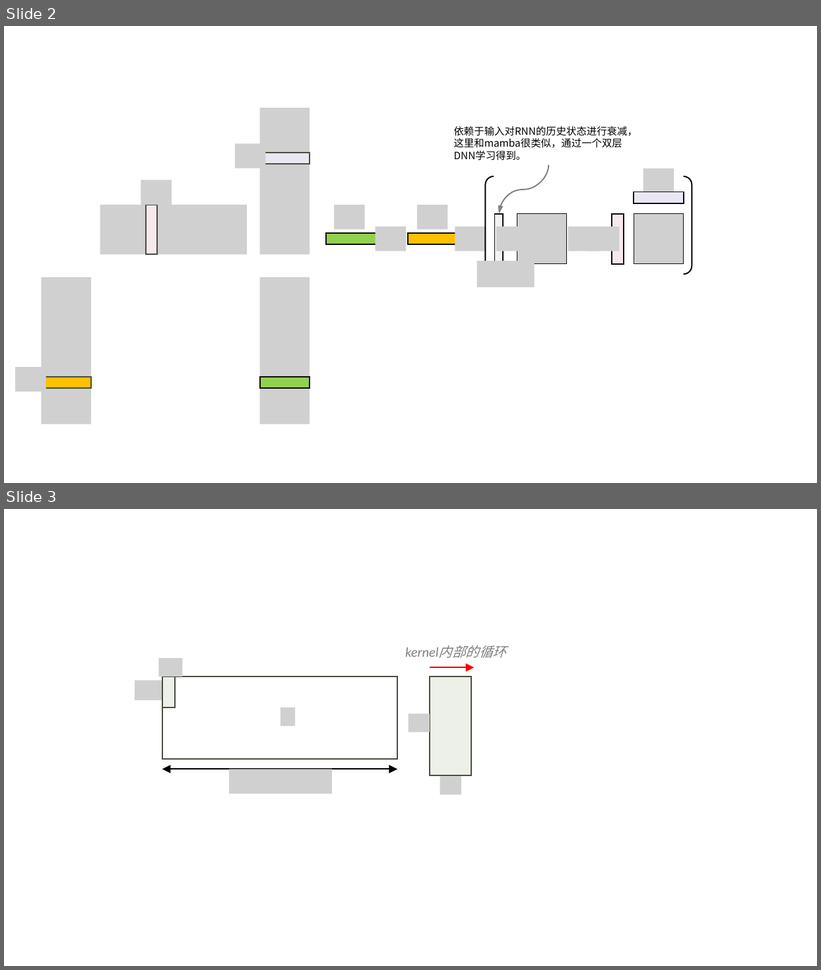
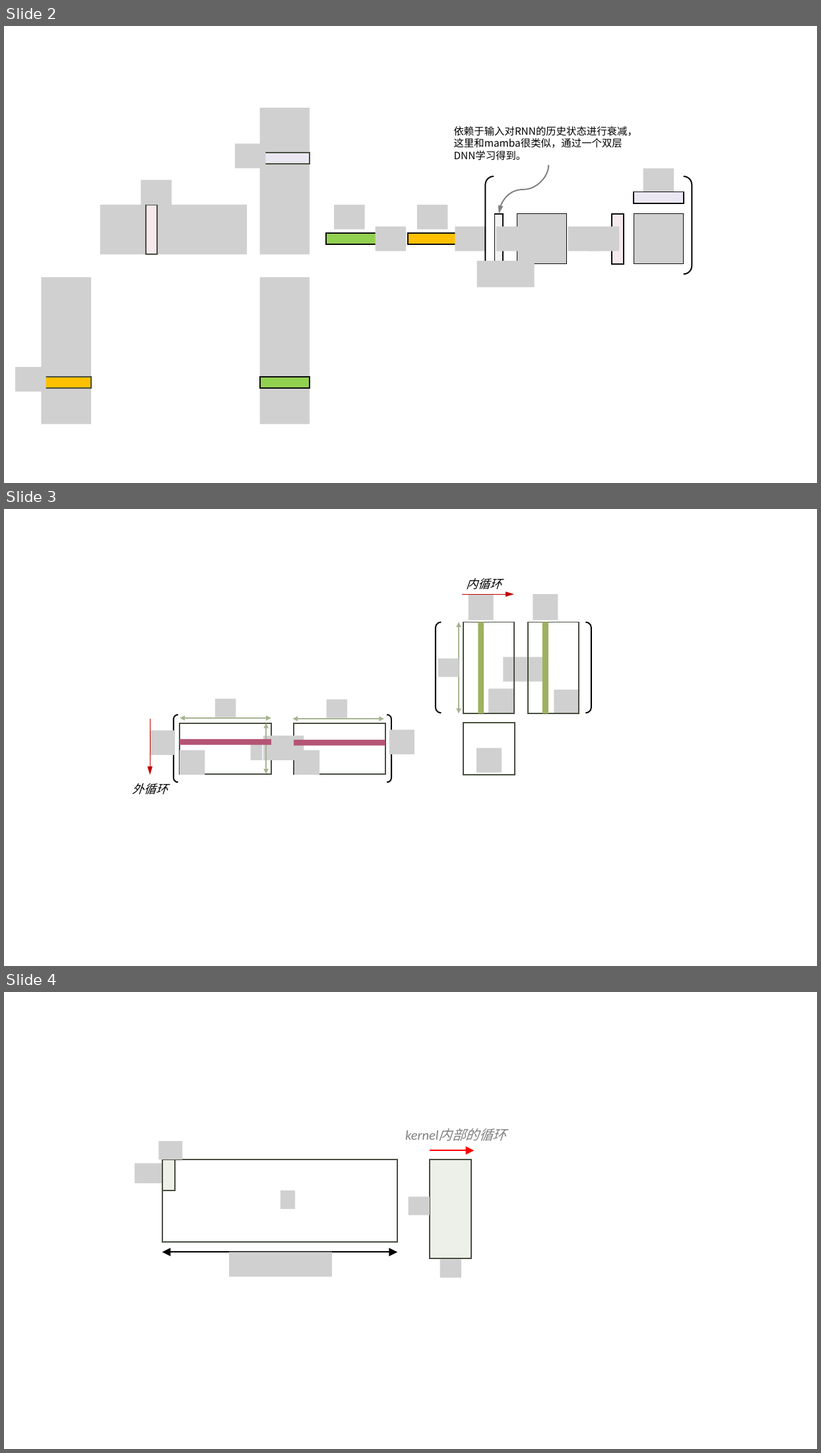
Before and after one commit to lcy-seso/Tiled-EfficientAttention, a slide deck: gla/figures/gated_linear_attention.pptx. Shown one above the other, each under a label of ours: slides 2 and 3 before the commit, slides 2, 3 and 4 after it. The pictures are 821x970 and 821x1453 pixels, drawn with LibreOffice and Linux fonts; fonts in the diff are those of the drawing; grey boxes stand for pictures. Boxes give left, top, right and bottom in pixels: in the first picture for what was removed or moved away, otherwise in the second. Text is boxed around its words. In the diff, an @@ line names an element or a change of style, - is before the commit and + after.

```diff
--- a/gla/figures/gated_linear_attention.pptx
+++ b/gla/figures/gated_linear_attention.pptx
@@ slide 3 added at [4, 509, 817, 966], background #FFFFFF @@
@@ group added at [133, 578, 592, 795]: 15 pictures, 9 rectangles, 4 double arrows, 2 bracket pairs, 2 arrows, 2 texts @@
+外循环
+内循环
@@ what was slide 3 is now slide 4 @@
```
Also in this commit, not shown: 6 other files.
